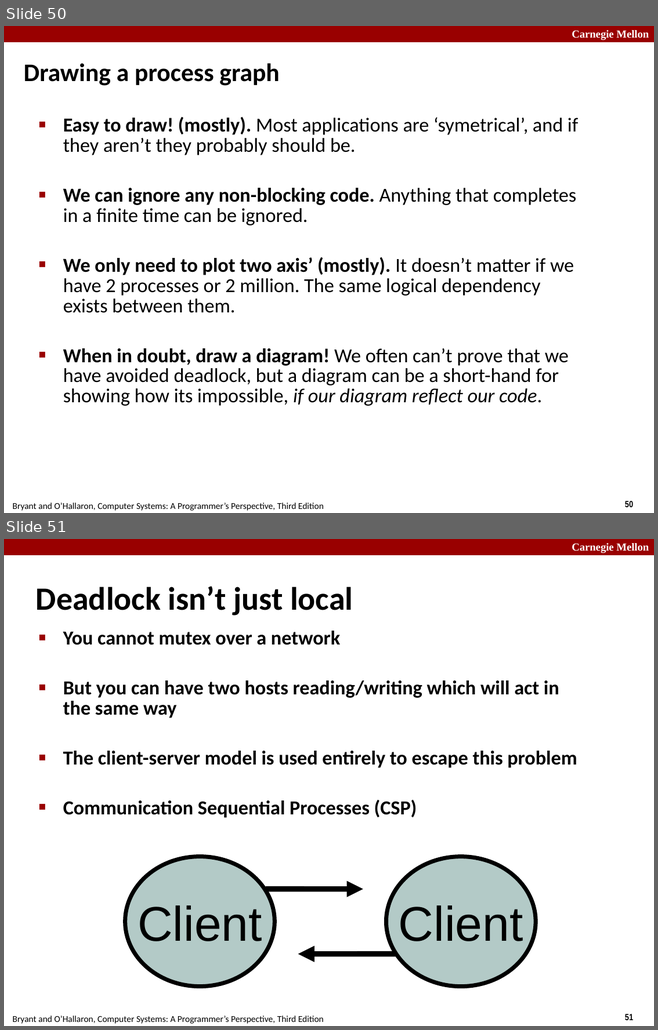
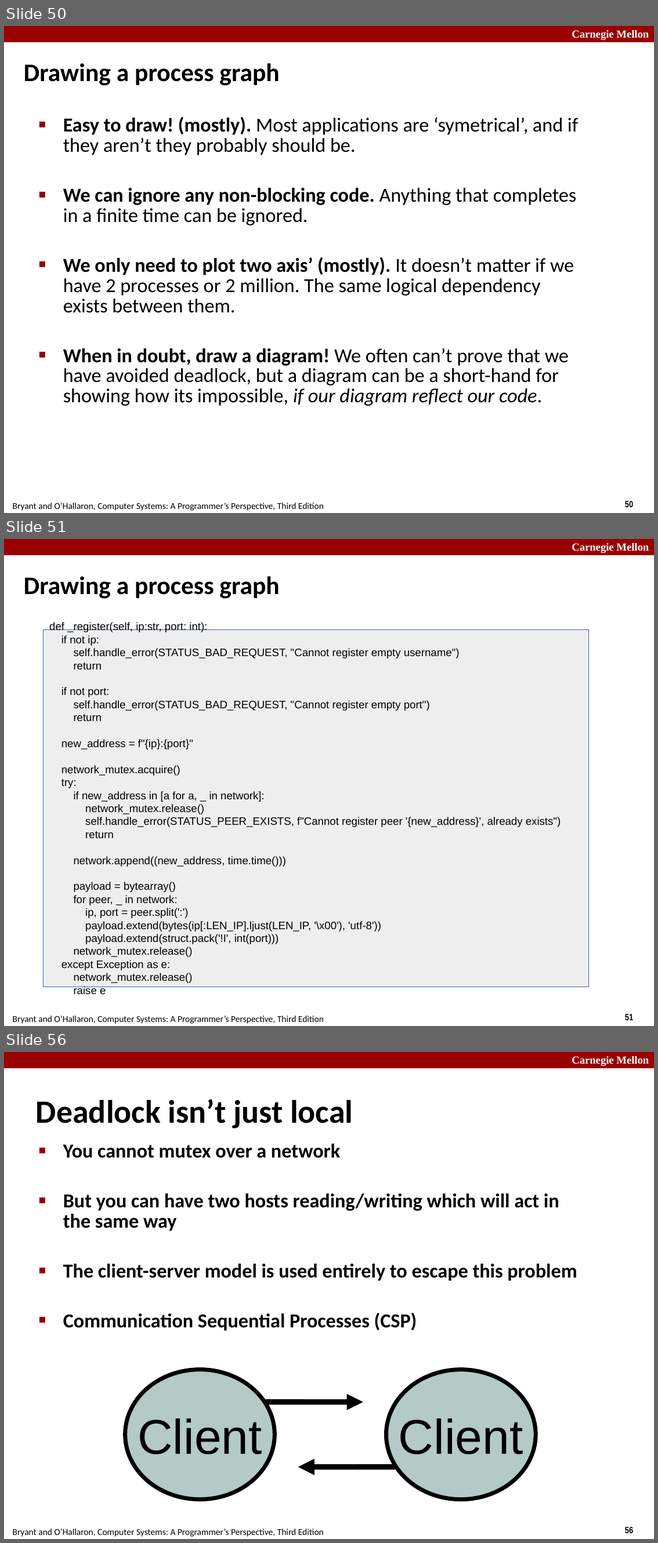
Before and after one commit to diku-compSys/compSys-e2023-pub, a slide deck: lectures/23-11-20_server_performance/performance.odp. Shown one above the other, each under a label of ours: slides 50 and 51 before the commit, slides 50, 51 and 56 after it; the slides between them are not shown. The pictures are 658x1030 and 658x1543 pixels, drawn with LibreOffice and Linux fonts; fonts in the diff are those of the drawing. Boxes give left, top, right and bottom in pixels: in the first picture for what was removed or moved away, otherwise in the second. Text is boxed around its words. In the diff, an @@ line names an element or a change of style, - is before the commit and + after.

Commit message:
corrected mistake on progress graph slide

```diff
--- a/lectures/23-11-20_server_performance/performance.odp
+++ b/lectures/23-11-20_server_performance/performance.odp
@@ slide 51 added at <box>4,539,654,1026</box>, background #FFFFFF; not listed: 4 template elements that a slide beside it also shows @@
@@ title added at <box>24,576,279,599</box>, 28 pt, text #000000, bold @@
+Drawing a process graph
@@ rectangle added at <box>43,629,589,987</box>, fill #EEEEEE, outline #3465A4 0 pt, 12 pt, text #000000 @@
+def _register(self, ip:str, port: int):
+if not ip:
+self.handle_error(STATUS_BAD_REQUEST, "Cannot register empty username")
+return
+if not port:
+self.handle_error(STATUS_BAD_REQUEST, "Cannot register empty port")
+return
+new_address = f"{ip}:{port}"
+network_mutex.acquire()
+try:
+if new_address in [a for a, _ in network]:
+network_mutex.release()
+self.handle_error(STATUS_PEER_EXISTS, f"Cannot register peer '{new_address}', already exists")
+return
+network.append((new_address, time.time()))
+payload = bytearray()
+for peer, _ in network:
+ip, port = peer.split(':')
+payload.extend(bytes(ip[:LEN_IP].ljust(LEN_IP, '\x00'), 'utf-8'))
+payload.extend(struct.pack('!I', int(port)))
+network_mutex.release()
+except Exception as e:
+network_mutex.release()
+raise e
@@ what was slide 51 is now slide 56 @@
@@ page number at <box>625,1527,633,1533</box>: text changed @@
-51
+56
```
Also in this commit, not shown: 3 slides changed, 5 other slides added, 1 slide removed, 1 other file.
